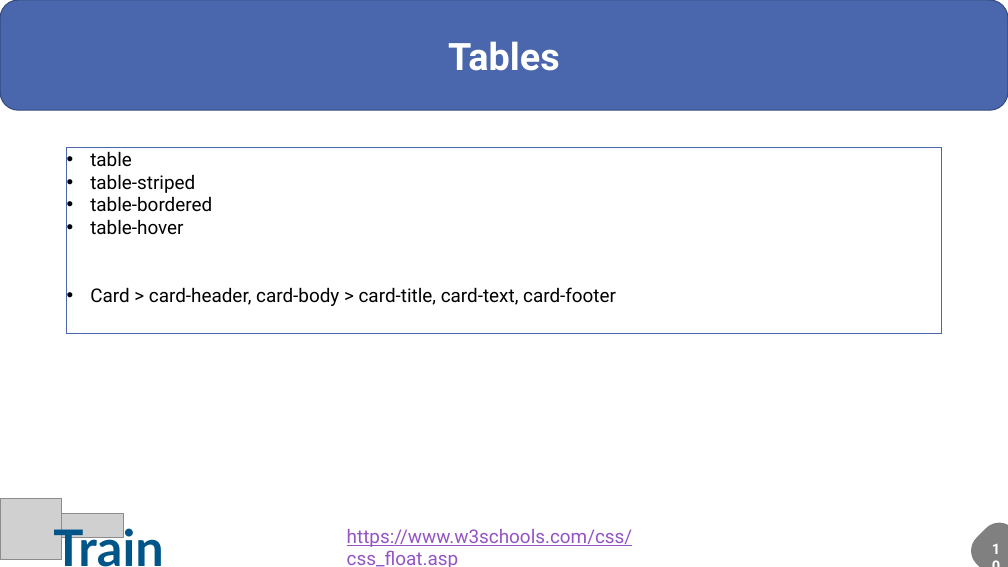
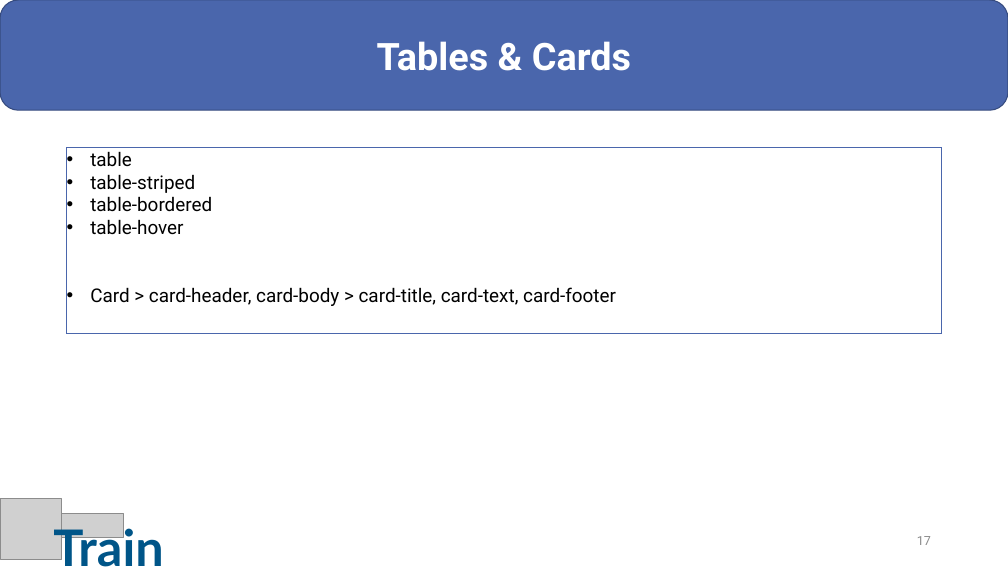
Before and after one commit to sesh86/HTML_CSS, a slide deck: slide 17 of iTrain - Bootstrap.pptx. Drawn at 1008x567 pixels with LibreOffice and Linux fonts; fonts in the diff are those of the drawing; grey boxes stand for pictures. Boxes give left, top, right and bottom in pixels: in the first picture for what was removed or moved away, otherwise in the second. Text is boxed around its words. In the diff, an @@ line names an element or a change of style, - is before the commit and + after.

```diff
--- a/iTrain - Bootstrap.pptx
+++ b/iTrain - Bootstrap.pptx
@@ text in rounded rectangle at box(377, 41, 631, 71): text changed @@
-Tables
+Tables & Cards
@@ text removed at box(347, 529, 633, 567) @@
-https://www.w3schools.com/css/css_float.asp
@@ page number added at box(917, 536, 931, 545), 12 pt, text #8C8C8C @@
+17
@@ freeform shape removed at box(964, 516, 1008, 567) @@
```
Also in this commit, not shown: 17 other slides changed, 1 slide added, 29 other files.
